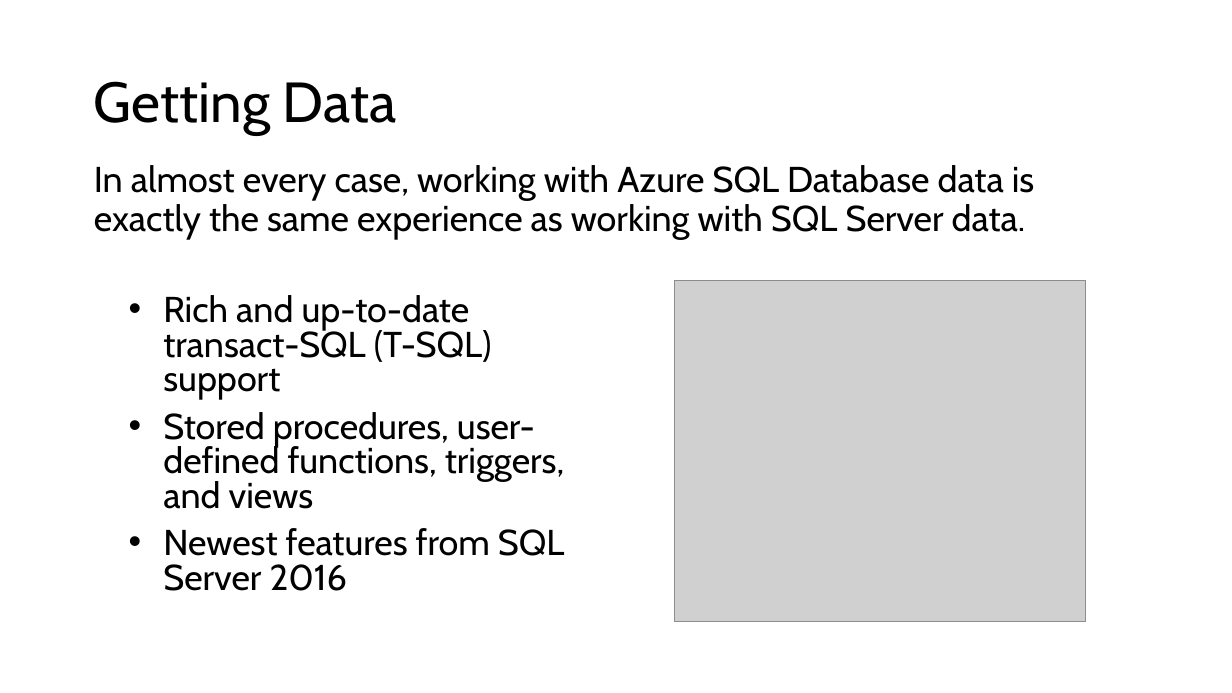
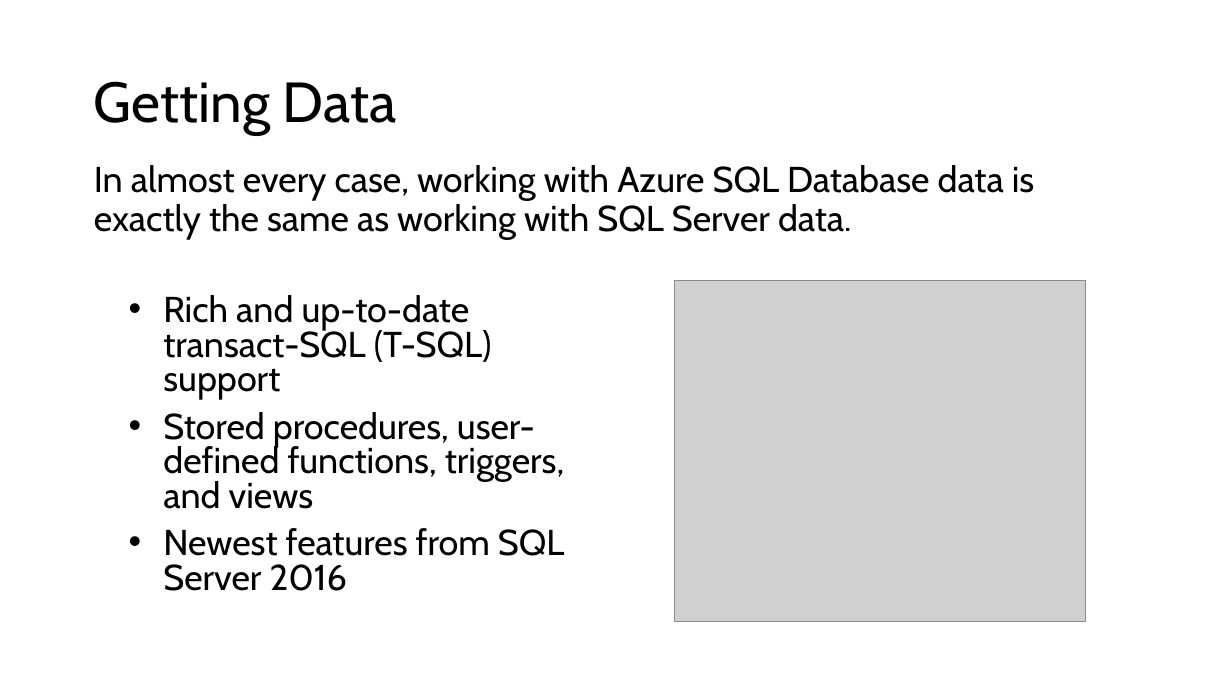
Before and after one commit to jorge2412/DataLake2, a slide deck: slide 5 of Data/Azure SQL Database/Session 1 - Introduction and Slides/Azure SQL Database.pptx. Drawn at 1232x693 pixels with LibreOffice and Linux fonts; fonts in the diff are those of the drawing; grey boxes stand for pictures. Boxes give left, top, right and bottom in pixels: in the first picture for what was removed or moved away, otherwise in the second. Text is boxed around its words. In the diff, an @@ line names an element or a change of style, - is before the commit and + after.

Commit message:
Finalized the SQL Database lab

```diff
--- a/Data/Azure SQL Database/Session 1 - Introduction and Slides/Azure SQL Database.pptx
+++ b/Data/Azure SQL Database/Session 1 - Introduction and Slides/Azure SQL Database.pptx
@@ text at [94,165,1034,239]: text changed @@
-In almost every case, working with Azure SQL Database data is exactly the same experience as working with SQL Server data.
+In almost every case, working with Azure SQL Database data is exactly the same as working with SQL Server data.
```
Also in this commit, not shown: 2 other slides changed, 51 other files.
